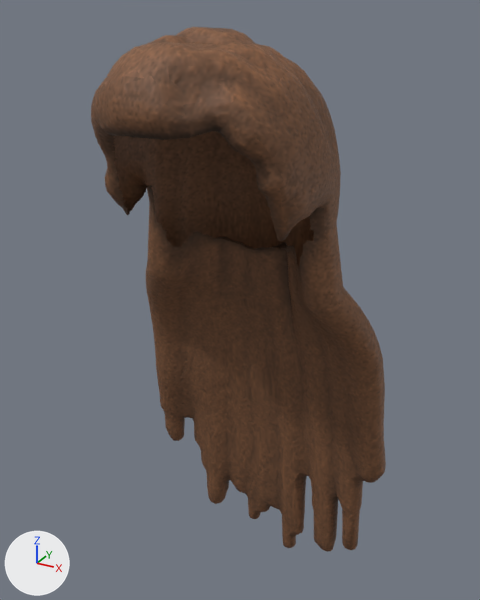
One commit to the glTF model game/assets/models/characters/hair/long_loose/long_loose.glb: the scene before it, then after it.
Camera for both pictures: a 50 mm lens placed at (0.284, -0.464, 1.811), pointed at (-0.005, 0.061, 1.549). Arrows for +X, +Y and +Z are at lower left; the lights stay in place. The older version comes first.

Objects in the first picture: 'long_loose'.
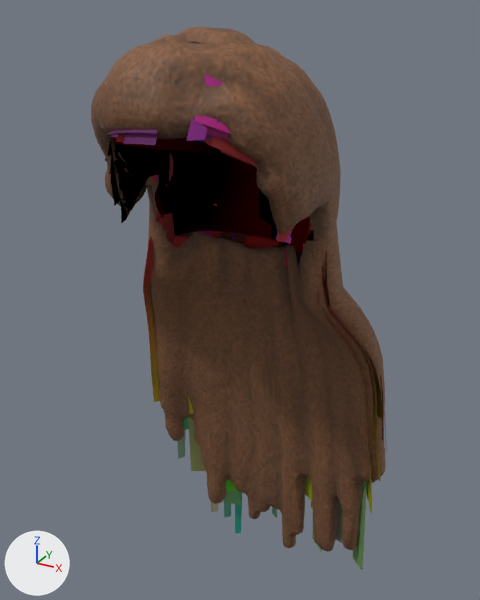
Diff of the bpy script that builds the scene:
```diff
--- a/game/assets/models/characters/hair/long_loose/long_loose.glb.py
+++ b/game/assets/models/characters/hair/long_loose/long_loose.glb.py
@@ mat_wm_long_loose_cards @@
+mat_wm_long_loose_cards = bpy.data.materials.new('WM_long_loose_cards')
+# nodes: BsdfPrincipled, Math, Mix, OutputMaterial, VertexColor
+# colours: beige #aa9079, mixed with the vertex colours
@@ me_long_loose_cards @@
+me_long_loose_cards.from_pydata(...)  # 10798 vertices, 10519 faces; spans x -0.147..0.143, y -0.091..0.149, z 1.164..1.789
+me_long_loose_cards.materials.append(mat_wm_long_loose_cards)
@@ ob_long_loose_cards @@
+ob_long_loose_cards = bpy.data.objects.new('long_loose_cards', me_long_loose_cards)
+ob_long_loose_cards.location = (0.0, 0.0, 0.0)
```

Pixel boxes [x1, y1, x2, y2] of what changed, in the pictures (480 x 600 px):
'long_loose_cards', added
    after: [105, 41, 387, 572]
